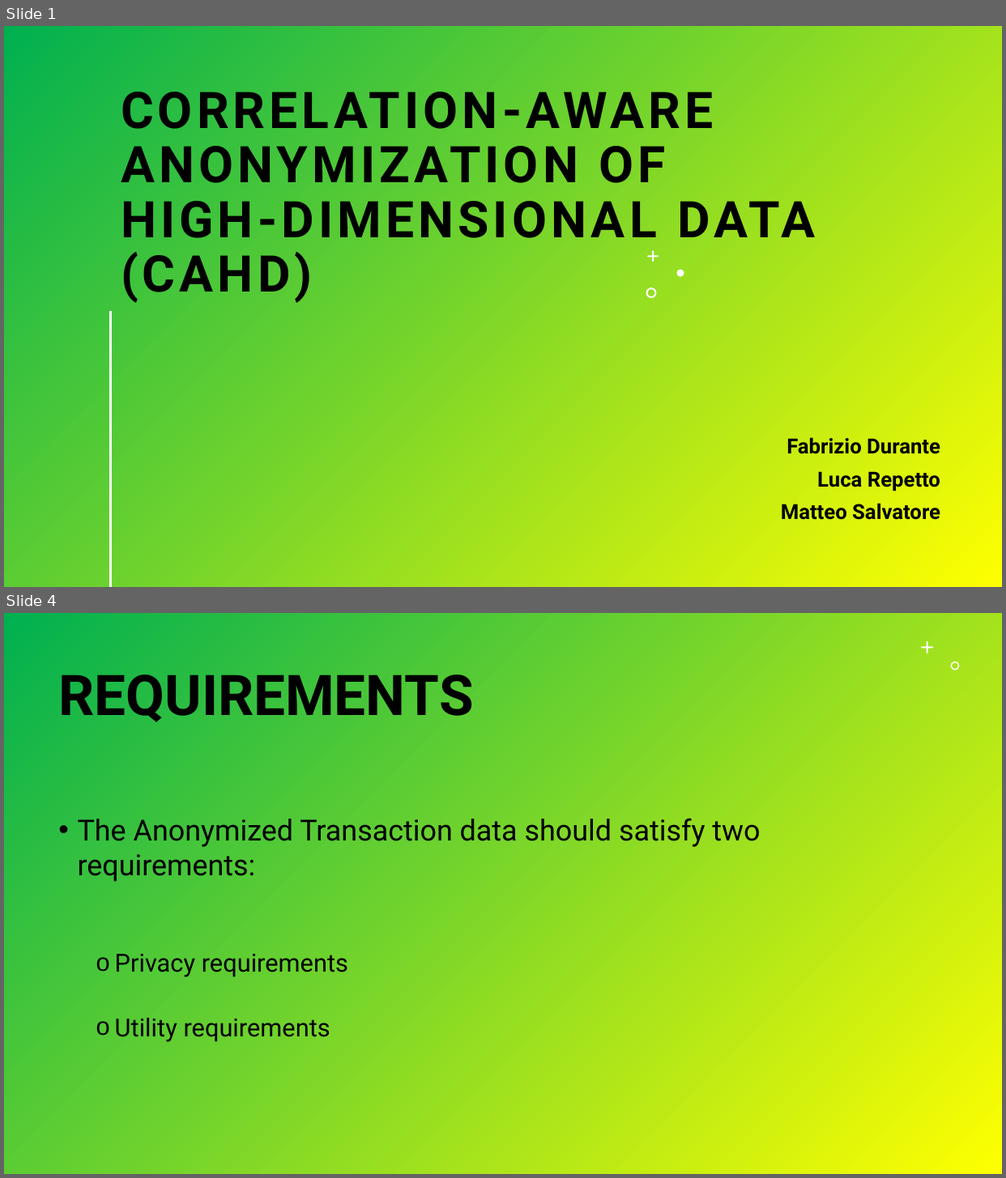
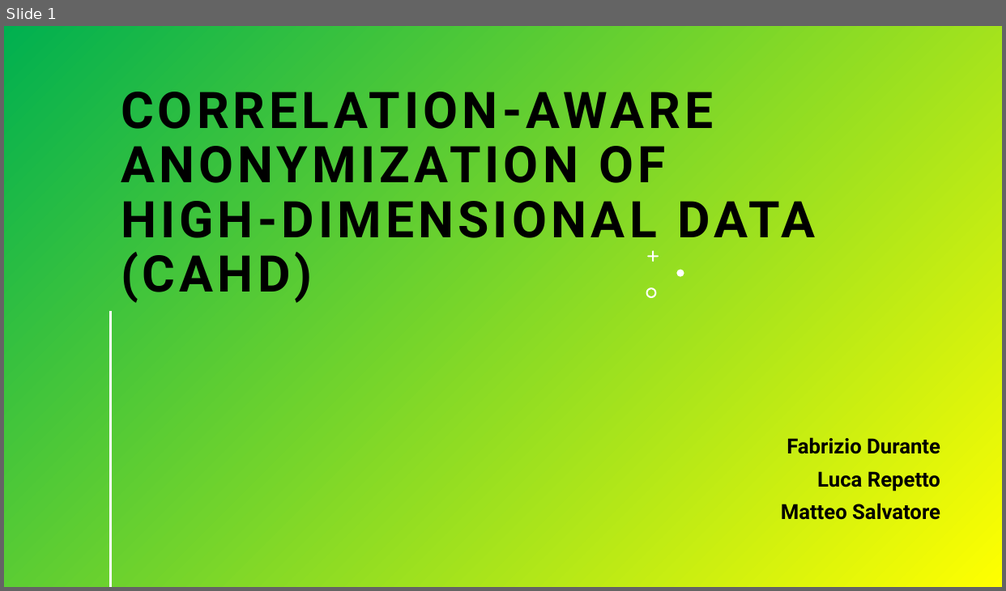
Before and after one commit to Durante94/Data-Protection-Privacy, a slide deck: Presentazione/presentazione.pptx. Shown one above the other, each under a label of ours: slides 1 and 4 before the commit, slide 1 after it; the slides between them are not shown. The pictures are 1006x1178 and 1006x591 pixels, drawn with LibreOffice and Linux fonts; fonts in the diff are those of the drawing. Boxes give left, top, right and bottom in pixels: in the first picture for what was removed or moved away, otherwise in the second. Text is boxed around its words. In the diff, an @@ line names an element or a change of style, - is before the commit and + after.

```diff
--- a/Presentazione/presentazione.pptx
+++ b/Presentazione/presentazione.pptx
@@ slide 4 removed at <box>4,613,1002,1174</box>, background gradient #00B050 to #FFFF00 @@
@@ freeform shape removed at <box>921,641,934,654</box> @@
@@ title removed at <box>58,664,473,728</box> @@
-REQUIREMENTS
@@ freeform shape removed at <box>951,662,960,671</box> @@
@@ text removed at <box>78,818,760,1042</box> @@
-• The Anonymized Transaction data should satisfy two requirements:
-  o Privacy requirements
-  o Utility requirements
```
Also in this commit, not shown: 13 slides changed, 3 slides added, 4 other slides removed, 1 other file.
